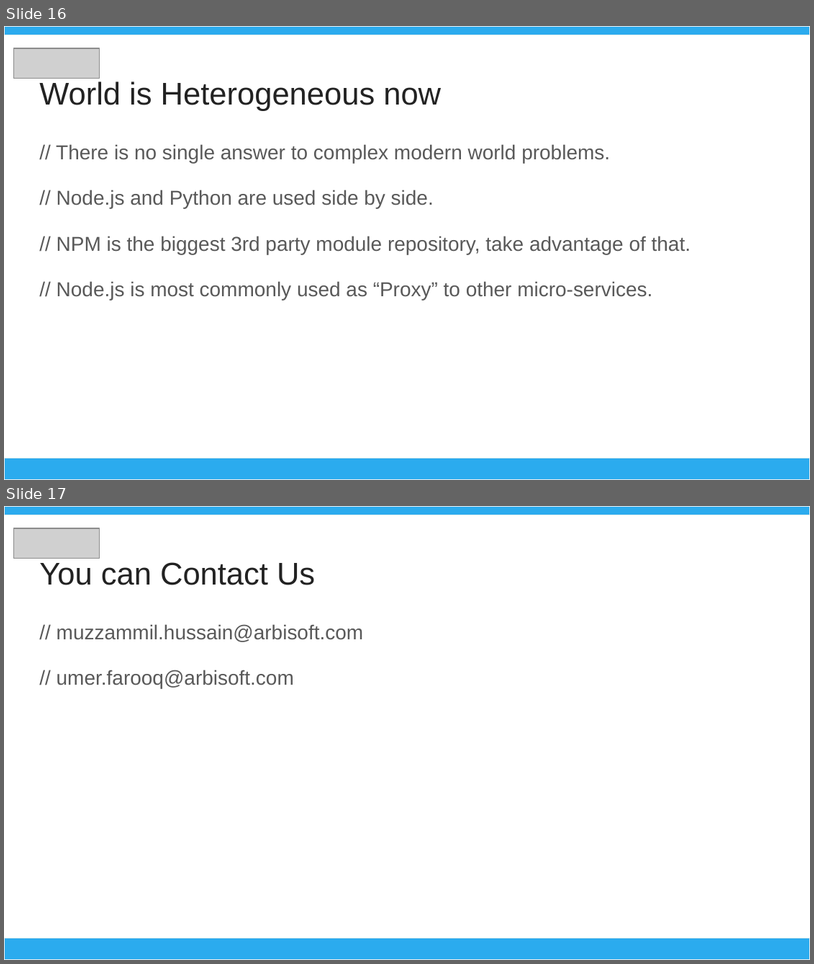
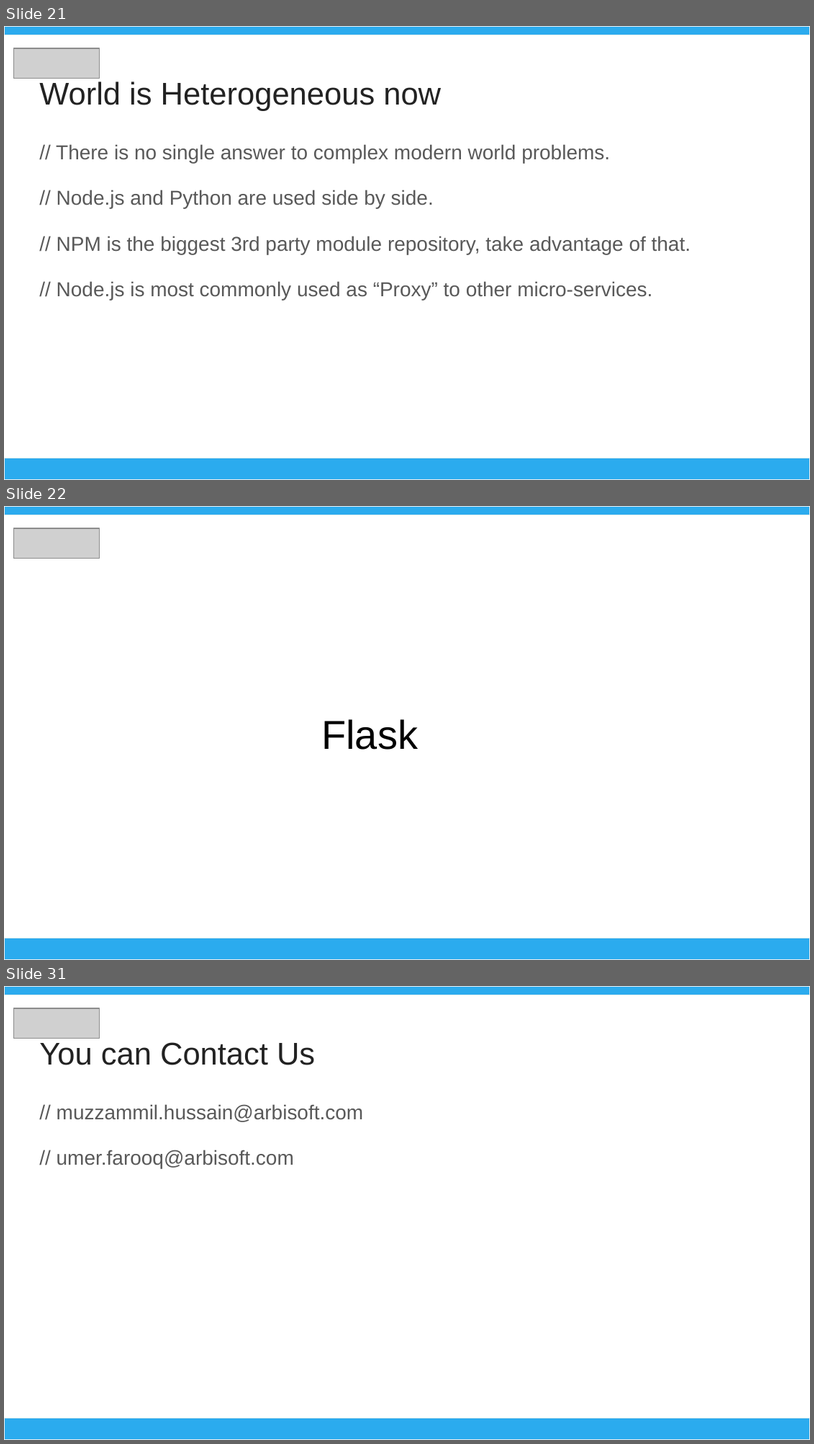
Before and after one commit to muzzammil-hussain/umt_workshop_1803, a slide deck: Advance_Web_Technologies.pptx. Shown one above the other, each under a label of ours: slides 16 and 17 before the commit, slides 21, 22 and 31 after it; the slides between them are not shown. The pictures are 814x964 and 814x1444 pixels, drawn with LibreOffice and Linux fonts; fonts in the diff are those of the drawing; grey boxes stand for pictures. Boxes give left, top, right and bottom in pixels: in the first picture for what was removed or moved away, otherwise in the second. Text is boxed around its words. In the diff, an @@ line names an element or a change of style, - is before the commit and + after.

```diff
--- a/Advance_Web_Technologies.pptx
+++ b/Advance_Web_Technologies.pptx
@@ slide 22 added at (x1=4, y1=506, x2=810, y2=960), background #FFFFFF @@
@@ rectangle added at (x1=4, y1=506, x2=810, y2=515), fill #2BABEE, outline #EFEFEF 0.75 pt @@
@@ picture added at (x1=13, y1=528, x2=99, y2=559) @@
@@ title added at (x1=322, y1=719, x2=418, y2=749), 36 pt, text #000000 @@
+Flask
@@ rectangle added at (x1=4, y1=937, x2=810, y2=959), fill #2BABEE, outline #EFEFEF 0.75 pt @@
@@ what was slide 16 is now slide 21 @@
@@ what was slide 17 is now slide 31 @@
```
Also in this commit, not shown: 13 other slides added.
